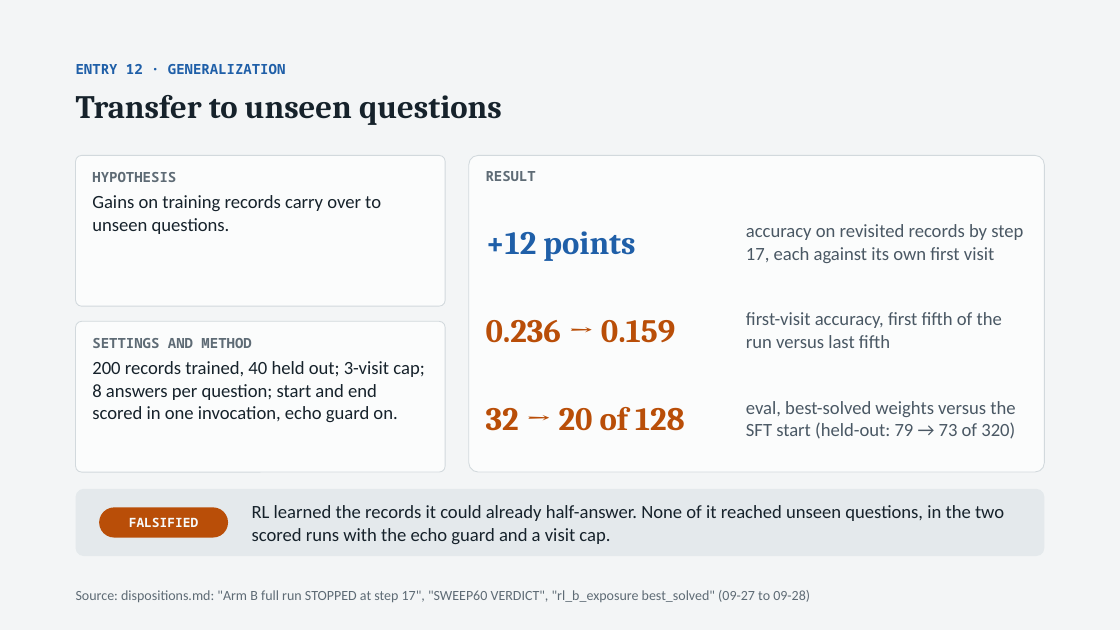
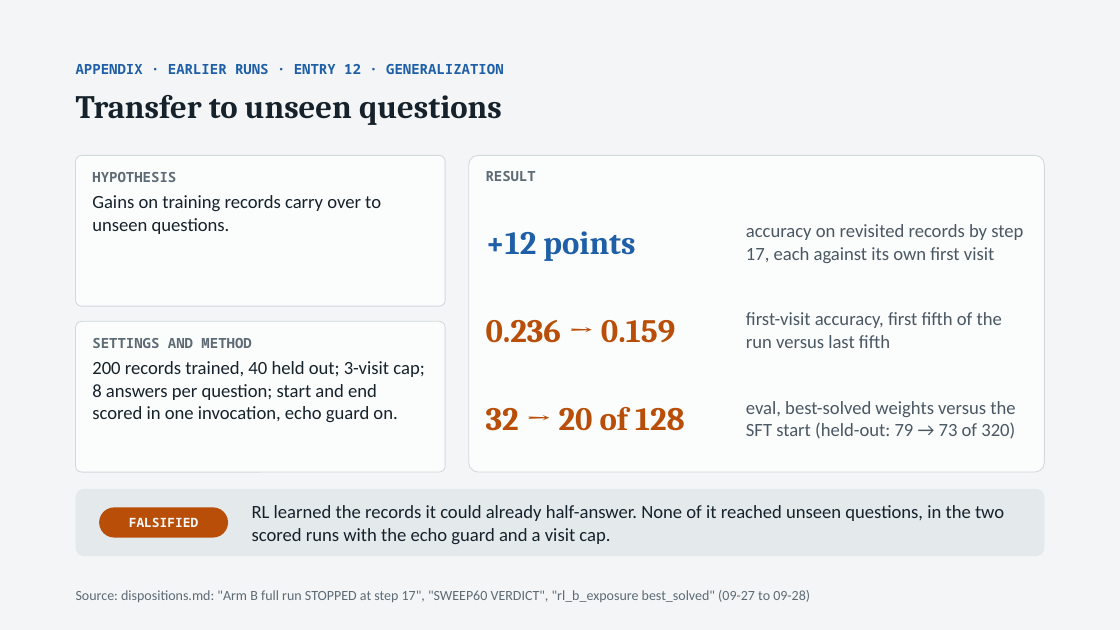
Before and after one commit to thistleknot/rl_v2_share, a slide deck: slide 25 of docs/RL_V2_rl.pptx. Drawn at 1120x630 pixels with LibreOffice and Linux fonts; fonts in the diff are those of the drawing. Boxes give left, top, right and bottom in pixels: in the first picture for what was removed or moved away, otherwise in the second. Text is boxed around its words. In the diff, an @@ line names an element or a change of style, - is before the commit and + after.

```diff
--- a/docs/RL_V2_rl.pptx
+++ b/docs/RL_V2_rl.pptx
@@ text at <box>76,64,504,74</box>: text changed @@
-ENTRY 12 · GENERALIZATION
+APPENDIX · EARLIER RUNS · ENTRY 12 · GENERALIZATION
```
Also in this commit, not shown: 8 other slides changed.
